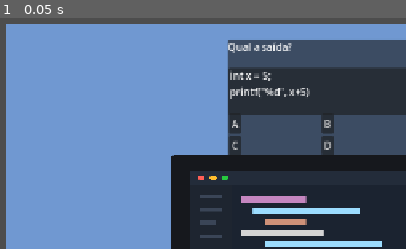
Above: before the commit, frame 1.
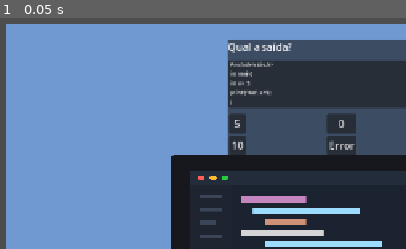
Above: after the commit, the same moment.

Repository: SiriusVe/crazy-in-codes
Game: Godot game, scene res://Scenes/fase_1.tscn
Same seed, same stepped clock (60 frames per second), same inputs: the game is played once before the commit and once after it.
Inputs:
- Up to frame 1 (0.05 s): no input

The runs differ from the first frame. In frame 1, 4.5% of the frame differs, in the area x 56-100%, y 18-60%.

Commit message:
Finalização teste UI

Diff:
--- a/Scenes/fase_1.tscn
+++ b/Scenes/fase_1.tscn
@@ -1,6 +1,9 @@
 [gd_scene format=3 uid="uid://67gykr4ffylt"]
 
 [ext_resource type="Texture2D" uid="uid://c0b137lhsjyax" path="res://Assets/Sprites/Cenários/Cenario.tela.fase1.png" id="1_l3mkw"]
+
+[sub_resource type="LabelSettings" id="LabelSettings_l3mkw"]
+font_size = 8
 
 [node name="Fase1" type="Control" unique_id=637635367]
 layout_mode = 3
@@ -48,9 +51,9 @@
 [node name="CdPanel" type="Panel" parent="QuizUI/QuestionPanel" unique_id=1872470705]
 layout_mode = 0
 offset_left = 1.0
-offset_top = 45.0
+offset_top = 33.0
 offset_right = 308.0
-offset_bottom = 121.0
+offset_bottom = 109.0
 
 [node name="CdTxt" type="Label" parent="QuizUI/QuestionPanel/CdPanel" unique_id=942305141]
 layout_mode = 0
@@ -58,8 +61,12 @@
 offset_top = 1.0
 offset_right = 307.0
 offset_bottom = 75.0
-text = "int x = 5;
-printf(\"%d\", x+5)"
+text = "#include<stdio.h>
+int main{
+int x = 5;
+printf(\"%d\", x+5);
+}"
+label_settings = SubResource("LabelSettings_l3mkw")
 
 [node name="Answers" type="GridContainer" parent="QuizUI/QuestionPanel" unique_id=2105824468]
 layout_mode = 0
@@ -73,16 +80,16 @@
 
 [node name="A" type="Button" parent="QuizUI/QuestionPanel/Answers" unique_id=220852488]
 layout_mode = 2
-text = "A"
+text = "5"
 
 [node name="B" type="Button" parent="QuizUI/QuestionPanel/Answers" unique_id=2005646345]
 layout_mode = 2
-text = "B"
+text = "0"
 
 [node name="C" type="Button" parent="QuizUI/QuestionPanel/Answers" unique_id=691734294]
 layout_mode = 2
-text = "C"
+text = "10"
 
 [node name="D" type="Button" parent="QuizUI/QuestionPanel/Answers" unique_id=1539932499]
 layout_mode = 2
-text = "D"
+text = "Error"
